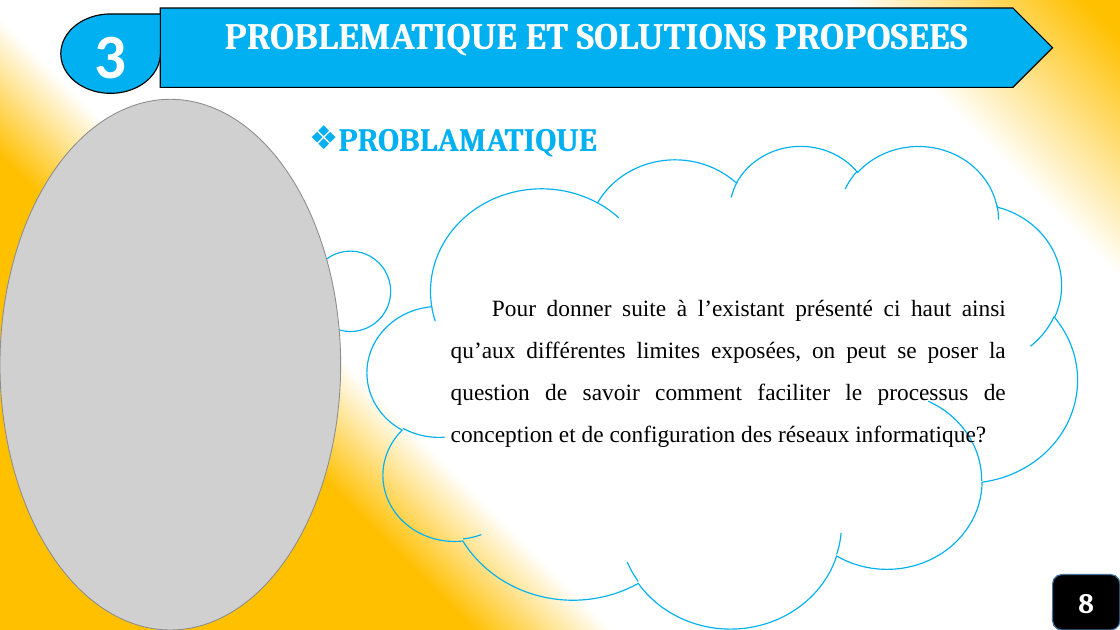
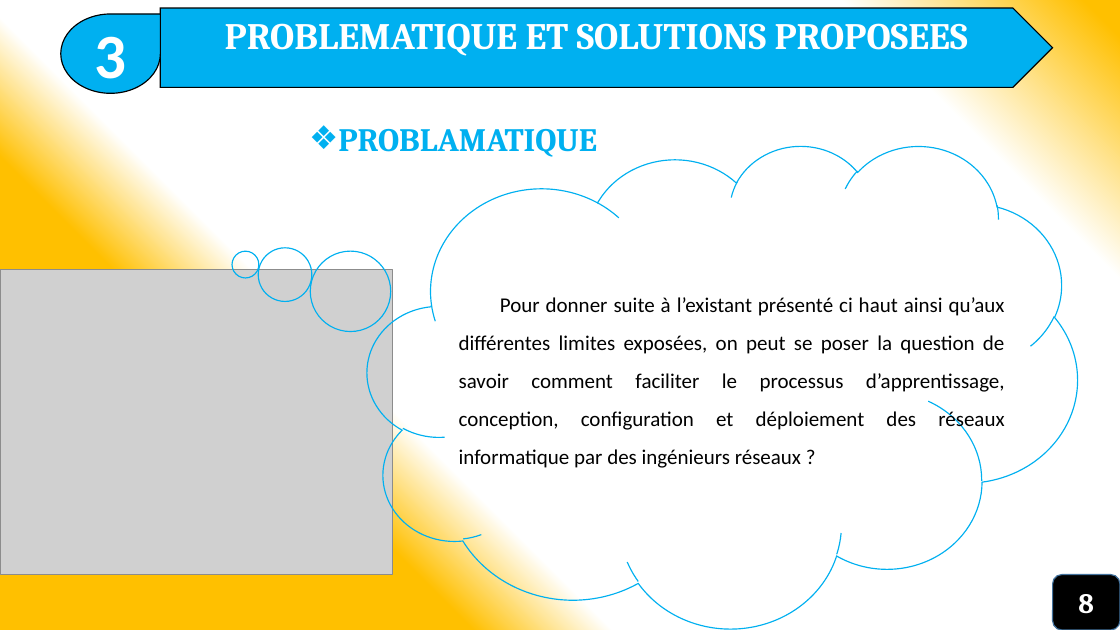
Before and after one commit to miguelnkono/documents, a slide deck: slide 7 of NetBotPW.pptx. Drawn at 1120x630 pixels with LibreOffice and Linux fonts; fonts in the diff are those of the drawing; grey boxes stand for pictures. Boxes give left, top, right and bottom in pixels: in the first picture for what was removed or moved away, otherwise in the second. Text is boxed around its words. In the diff, an @@ line names an element or a change of style, - is before the commit and + after.

```diff
--- a/NetBotPW.pptx
+++ b/NetBotPW.pptx
@@ picture: place and size @@
-picture at [0, 99, 341, 630]
+picture at [0, 269, 392, 575]
@@ text at [459, 297, 1005, 468]: text changed; size 20 to 18 pt; font Times New Roman to Calibri @@
-Pour donner suite à l’existant présenté ci haut ainsi qu’aux différentes limites exposées, on peut se poser la question de savoir comment faciliter le processus de conception et de configuration des réseaux informatique?
+Pour donner suite à l’existant présenté ci haut ainsi qu’aux différentes limites exposées, on peut se poser la question de savoir comment faciliter le processus d’apprentissage, conception, configuration et déploiement des réseaux informatique par des ingénieurs réseaux ?
```
Also in this commit, not shown: 16 other slides changed, 1 slide added, 1 slide removed, 18 other files.
